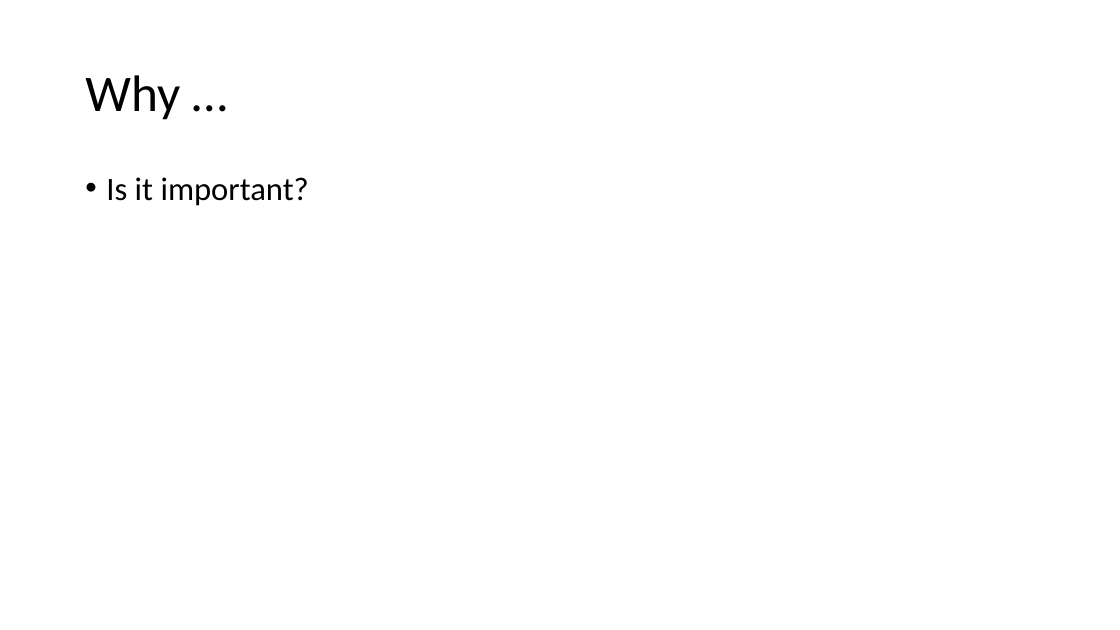
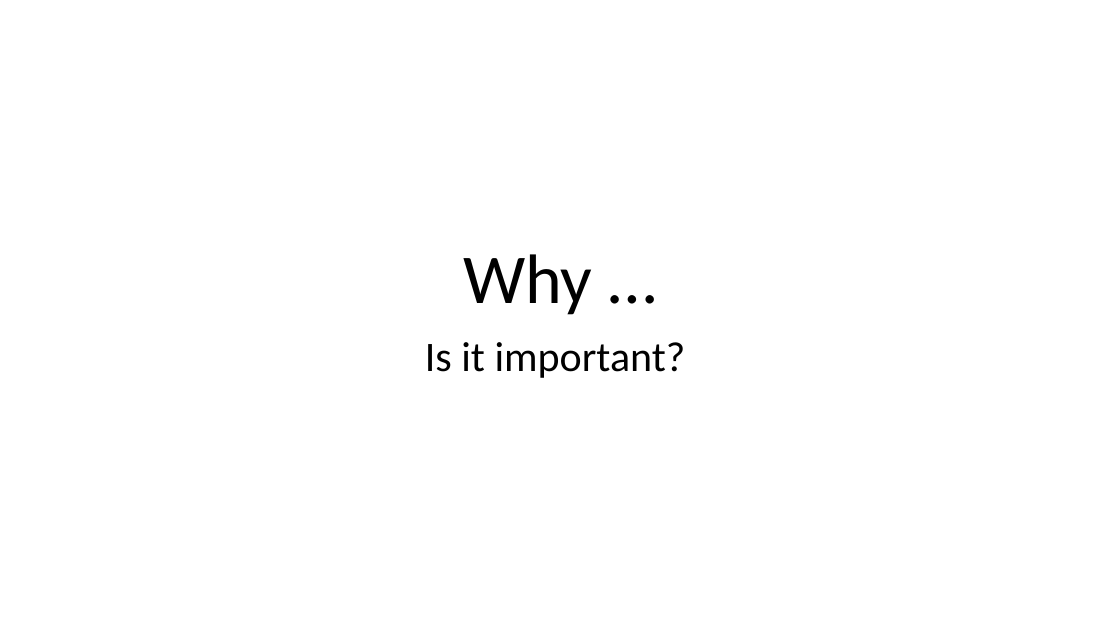
Before and after one commit to ryancheley/dcus-2024, a slide deck: slide 81 of Presentation.pptx (slide 74 before the commit). Drawn at 1120x630 pixels with LibreOffice and Linux fonts; fonts in the diff are those of the drawing. Boxes give left, top, right and bottom in pixels: in the first picture for what was removed or moved away, otherwise in the second. Text is boxed around its words. In the diff, an @@ line names an element or a change of style, - is before the commit and + after.

```diff
--- a/Presentation.pptx
+++ b/Presentation.pptx
@@ title "Why …": place and size @@
-title "Why …" at [85, 75, 180, 120]
+title "Why …" at [463, 254, 592, 315]
@@ title "Why …" at [463, 254, 592, 315]: size 44 to 60 pt; alignment left to centre; vertical alignment middle to bottom @@
@@ subtitle "Is it important?": place and size @@
-subtitle "Is it important?" at [106, 177, 309, 206]
+subtitle "Is it important?" at [425, 342, 686, 378]
@@ subtitle "Is it important?" at [425, 342, 686, 378]: size 28 to 36 pt; alignment left to centre; bullet • to none @@
```
Also in this commit, not shown: 36 other slides changed, 13 slides added, 5 slides removed, 4 other files.
